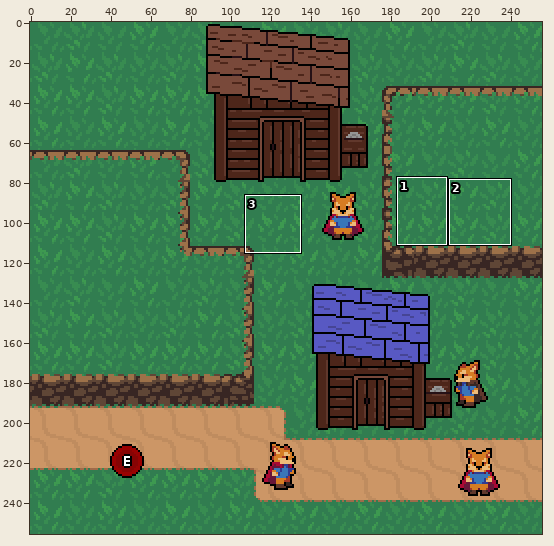
Edited in one commit: pixel-art file (World/WorldPicture.aseprite). Above, an overview of the earlier version with the close-up marked.
Close-up. First the earlier version:
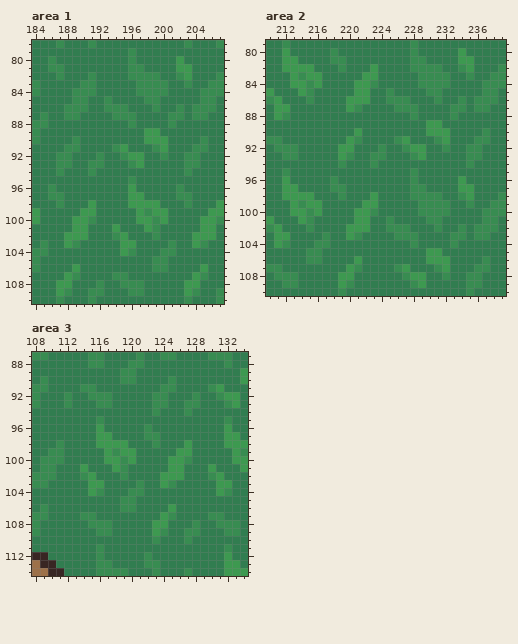
256x256 pixels, 1 frame. Colours within 5 levels of each other are drawn and written as one. Shown: area 1: x 184..207, y 78..110; area 2: x 210..239, y 79..110; area 3: x 108..134, y 87..114. The commit also changed other parts of the picture, which this record leaves out.
After:
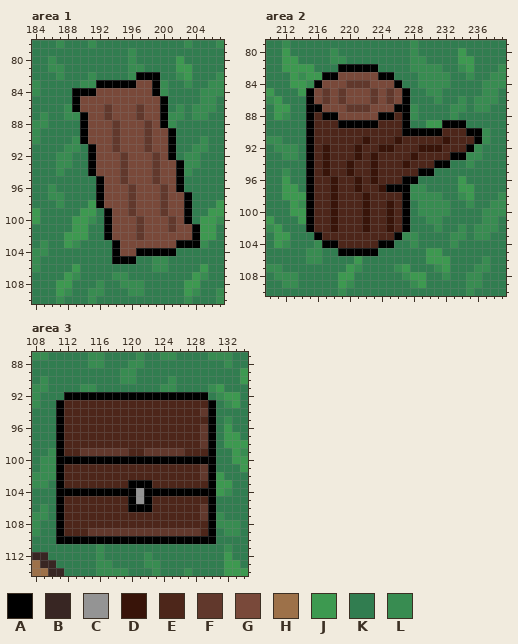
Palette (. is transparent): A #000000  B #382623  C #949494  D #381409  E #4d261a  F #61382c  G #79493a  H #9d7149  J #3d9950  K #317d50  L #388c51
Change:
layer "Chest" added
layer "UI" added
Area 1, layer "UI":
y 82: x 197..199 LLL -> AAA
y 83: x 192..199 KKKKKLLL -> AAAAAGGA
y 84: x 189..199 LLLKKKKKLLL -> AAAGGGGGGGA
y 85: x 189..200 LLKKLKKKKLLK -> AGGGGGGGGGGA
y 86: x 189..200 LLKKLLLKKKLK -> AGGGFGGGFGGA
y 87: x 190..200 KKKKLLLKKKK -> AGGFGGGFGGA
y 88: x 190..200 KKKKKKLKKKK -> AGGGFGGGFGA
y 89: x 190..201 KKKKKKKKJJKK -> AGGGFGGGFGGA
y 90: x 190..201 KKKKKKKKJJJK -> AGGGFGGGFGGA
y 91: x 191..201 KKKLJKKKLJK -> AGGFGGGFGGA
y 92: x 191..201 KLKKLJJKKLK -> AGGGFGGGFGA
y 93: x 191..202 LLKKKLJKKKKK -> AGGGFGGGFGGA
y 94: x 191..202 LKKKKKKKKKKK -> AGGGFGGGFGGA
y 95: x 192..202 KKKKLKKKKKK -> AGGFGGGFGGA
y 96: x 192..202 KKKKJKKKKKL -> AGGGFGGGFGA
y 97: x 192..203 KKKKJJKKKKLL -> AGGGFGGGFGGA
y 98: x 192..203 KKKKJJJJKKKL -> AGGGFGGGFGGA
y 99: x 193..203 KKKKJLJJKKK -> AGGFGGGFGGA
y 100: x 193..203 KKKKJJLJKKK -> AGGGFGGGFGA
y 101: x 193..204 KJKKKJLKKKKK -> AGGGFGGGFGGA
y 102: x 193..204 KLJKKKLKKKKJ -> AGGGFGGGGGGA
y 103: x 194..204 KJJKKKKLKKJ -> AGGGGGGGAAA
y 104: x 194..201 KJLKKKLL -> AGGAAAAA
y 105: x 194..196 KKK -> AAA
Area 2, layer "UI":
y 82: x 219..223 LKKKJ -> AAAAA
y 83: x 217..225 KKKKKJJKK -> AAGGGGGAA
y 84: x 216..226 JKKKKJJLKKK -> AGGGFFFGGGA
y 85: x 215..227 LKKKKKJJKKLKK -> AGFGFGGGFGFGA
y 86: x 215..227 LKKKKJJJKKLLL -> AGFGFGGGFGFGA
y 87: x 215..227 KKKKKJLKKKKLL -> AAGGGFFFGGGAA
y 88: x 215..227 KKKKKKKKKKKKK -> AEAAGGGGGAAEA
y 89: x 215..227 KKKKKKKKKKKKK -> AEEEAAAAAEEEA; x 232..234 KKK -> AAA
y 90: x 215..236 KKKKKKJKKKKKKKKJJJKKKK -> AEEEEEEEEEEEAAAAAEEEAA
y 91: x 215..236 KKKKKJLKKKKLJKKKLJKKKL -> AEEEEEEDEEEDEEEEEDEEEA
y 92: x 215..235 KKKKJJKKKLKKLJJKKLKKL -> AEDEEEDEEDDEEEDDDEEEA
y 93: x 215..234 KKKKJLKKLLKKKLJKKKKK -> AEDEEEDEDEEEEDEEEEAA
y 94: x 215..232 KKKKLKKKLKKKKKKKKK -> AEDEEDEEDEEEDEEEAA
y 95: x 215..230 KKKKKKKKKKKKKLKK -> AEDEEDEEDEEEEEAA
y 96: x 215..228 KKKLKKKKKKKKKL -> AEEDEEDEDEEEAA
y 97: x 215..227 KKKLLKKKKKKKK -> AEEDEEDEEDAAA
y 98: x 215..227 JKKKLKKKJKKKK -> AEEDEEEDEEEEA
y 99: x 215..227 JJKKKKKJJKKKK -> AEEDEEEDEEDEA
y 100: x 215..227 LJKKKKJJLKKKK -> AEEDEEEDEEDEA
y 101: x 215..227 LKKKKKJJKKLKK -> AEEDEEEDEEDEA
y 102: x 215..227 LKKKKJJJKKLLL -> AEEDEEEDEEDEA
y 103: x 216..226 KLKKJLKKKKL -> AEEEEEEEEEA
y 104: x 217..225 LKKKKKKKK -> AAEEEEEAA
y 105: x 219..223 KKKKK -> AAAAA
Area 3, layer "Chest":
y 92: x 112..129 LKKLLLKKKKKLLKKKLK -> AAAAAAAAAAAAAAAAAA
y 93: x 111..130 KLKKKLLKKKKKLLKKLLKK -> AEEEEEEEEEEEEEEEEEEA
y 94: x 111..130 KKKKKKKKKKKKLKKKLKKK -> AEEEEEEEEEEEEEEEEEFA
y 95: x 111..130 KKKKKLKKKKKKKKKKKKKK -> AEEEEEEEEEEEEEEEEEEA
y 96: x 111..130 KKKKKJKKKKKLKKKKKKKK -> AEEEEEEEEEEEEEEEEEFA
y 97: x 111..130 KKKKKJJKKKKLLKKKKKKK -> AEEEEEEEEEEEEEEEEEFA
y 98: x 111..130 LKKKKJJJJKKKLKKKJKKK -> AEEEEEEEEEEEEEEEEEFA
y 99: x 111..130 LKKKKKJLJJKKKKKJJKKK -> AEEFFFFFFEEFFFFFEEEA
y 100: x 111..130 LKKKKKJJLJKKKKJJLKKK -> AAAAAAAAAAAAAAAAAAAA
y 101: x 111..130 KKKJKKKJLKKKKKJJKKKJ -> AEEEEEEEEEEEEEEEEEFA
y 102: x 111..130 KKKLJKKKLKKKKJJJKKKL -> AEEEEEEEEEEEEEEEEEFA
y 103: x 111..130 KKKKJJKKKKLKKJLKKKKK -> AEEEEEEEEAAAEEEEEEEA
y 104: x 111..130 KKKKJLKKKLLKKKKKKKKK -> AAAAAAAAAACAAAAAAAAA
y 105: x 111..130 KKKKKKKKLLKKKKKKKKKK -> AEEEEEEEEACAEEEEEEEA
y 106: x 111..130 KKKKKKKKLLKKKKJKKKKK -> AEEEEEEEEAAAEEEEEEFA
y 107: x 111..130 KKKLLKKKKKKKKJLKKKKL -> AEEEEEEEEEEEEEEEEEFA
y 108: x 111..130 KKKKLLLKKKKKJJKKKLKK -> AEEEEEEEEEEEEEEEEEEA
y 109: x 111..130 KKKKKLLKKKKKJLKKLLKK -> AEEEFFFFFFFFFFFFFFEA
y 110: x 111..130 KKKKKKKKKKKKLKKKLKKK -> AAAAAAAAAAAAAAAAAAAA
